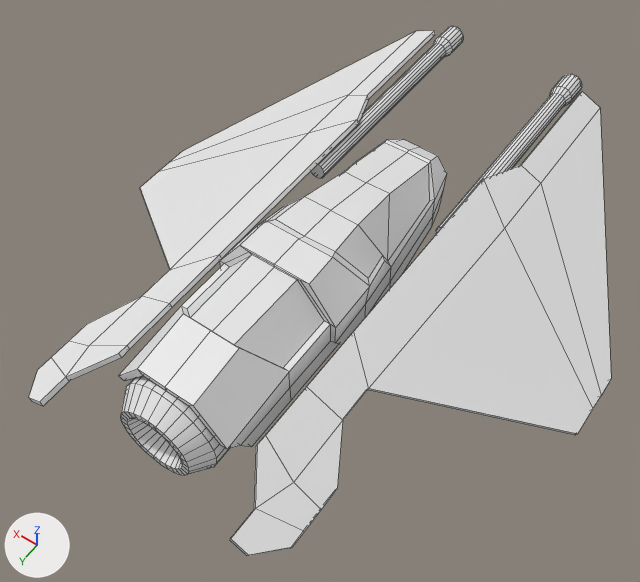
The FBX model Assets/Vehicles/ThetaFighter/Models/Fighter3.FBX, before and after one commit.
Before and after are seen from a 50 mm lens placed at (-1.93, 4.3, 7.19), pointed at (1.3, -0.23, 0.08). The axes (+X, +Y, +Z) are drawn at lower left. The lights are the same throughout. Mesh edges are drawn as thin lines. Where no turn or scale is listed for an object, it has been applied to the vertices.

In view in the first picture: 'Ship'.
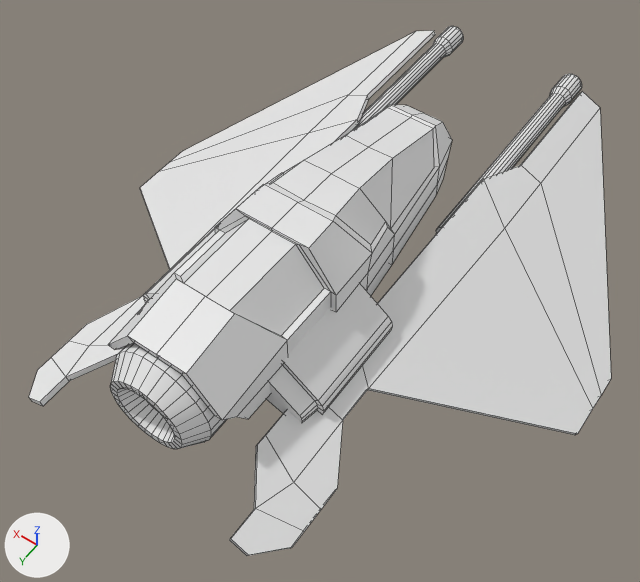
Where the change shows, as pixel boxes [x1, y1, x2, y2] in the pictures (640 x 582 px; the box of a moved part takes in the faces that stretch with it):
```json
{"part": 1, "of": "me_mesh", "change": "moved or reshaped", "before": [118, 139, 447, 449], "after": [108, 105, 452, 420]}
{"part": 2, "of": "me_mesh", "change": "added", "after": [266, 283, 392, 423]}
{"part": 3, "of": "me_mesh", "change": "added", "after": [143, 228, 216, 305]}
{"part": 4, "of": "me_mesh", "change": "moved or reshaped", "before": [147, 451, 174, 472], "after": [118, 343, 200, 413]}
```

Edits to the scene script, one JSON object a line:
```json
{"block": "me_mesh", "where": "# used by ob_ship; location = (1.34, 0.0, 0.8)"}
{"op": "remove", "block": "me_mesh", "code": "me_mesh.from_pydata(...)  # 691 vertices, 624 faces; spans x -2.86..2.86, y -4.34..2.44, z -1.28..0.31"}
{"op": "add", "block": "me_mesh", "code": "me_mesh.from_pydata(...)  # 771 vertices, 688 faces; spans x -2.86..2.86, y -4.34..2.44, z -1.28..0.78"}
{"block": "me_mesh", "change": "me_mesh part 1: the loose piece of 175 vertices spanning x -0.67..0.67, y -2.17..1.9, z -0.89..0.31 is moved by (0.0, 0.0, 0.48)"}
{"block": "me_mesh", "change": "me_mesh part 2: a new loose piece of 40 vertices spanning x -1.04..-0.21, y 0.03..1.3, z -0.45..0.24"}
{"block": "me_mesh", "change": "me_mesh part 3: a new loose piece of 40 vertices spanning x 0.21..1.04, y 0.03..1.3, z -0.45..0.24"}
{"block": "me_mesh", "change": "me_mesh part 4"}
{"block": "me_mesh", "change": "23 vertices are removed from x -0.32..0.32, y 0.38..2.15, z -0.91..-0.65"}
{"block": "me_mesh", "change": "142 faces are deleted"}
{"block": "me_mesh", "change": "12 vertices in x -0.51..0.51, y 0.38..2.15, z -0.4 move by (0.0, 0.0, 0.48)"}
{"block": "me_mesh", "change": "6 vertices in x -0.4..0.4, y 0.38..1.95, z -0.08 move by (0.0, 0.0, -0.16)"}
{"block": "me_mesh", "change": "6 vertices in x -0.32..0.32, y 0.38..1.95, z 0.0 move by (0.0, 0.0, -0.32)"}
{"block": "me_mesh", "change": "5 vertices in x -0.3..0.3, y 1.99..2.15, z -0.64 move by (0.0, 0.0, 0.96)"}
{"block": "me_mesh", "change": "4 vertices in x -0.4..0.4, y 0.52..1.95, z -0.72 move by (0.0, 0.0, 1.12)"}
{"block": "me_mesh", "change": "4 vertices in x -0.46..0.46, y 0.52..1.95, z -0.62 move by (0.0, 0.0, 0.92)"}
{"block": "me_mesh", "change": "103 vertices move from x -0.5..0.5, y 0.38..2.15, z -0.8..0.11 to x -0.5..0.5, y 0.38..2.15, z -0.44..0.48"}
{"block": "me_mesh", "change": "18 vertices are added at x -0.32..0.32, y 0.38..2.15, z 0.33..0.59"}
{"block": "me_mesh", "change": "5 new vertices lie (0.0, 1.43, 0.0) away from vertices in x -0.22..0.22, y 0.52, z 0.54..0.59"}
{"block": "me_mesh", "change": "142 new faces join them"}
```
